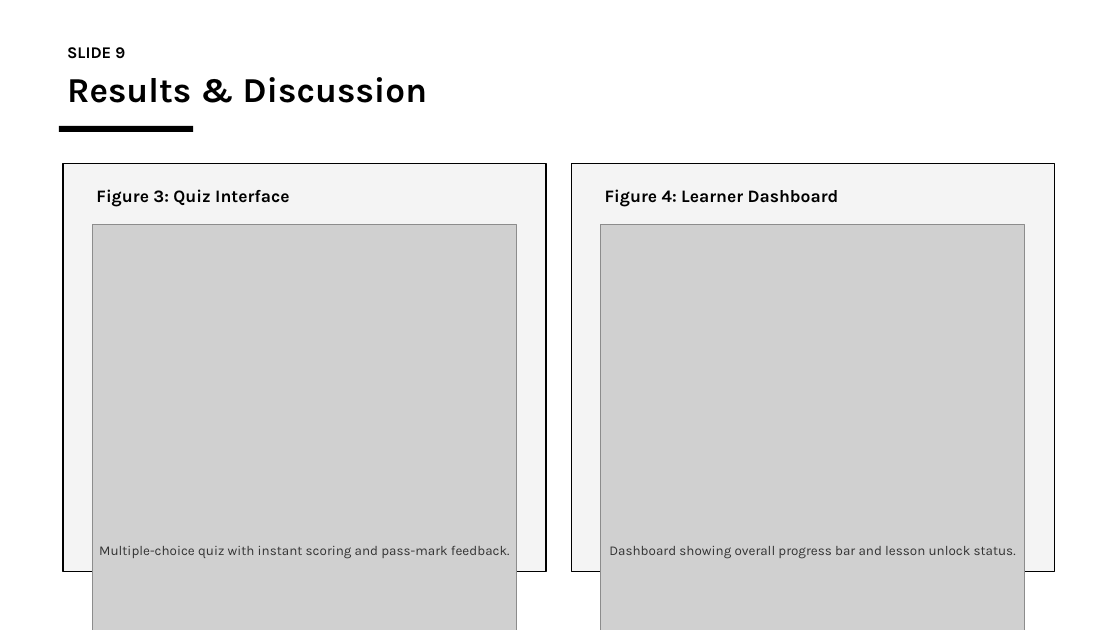
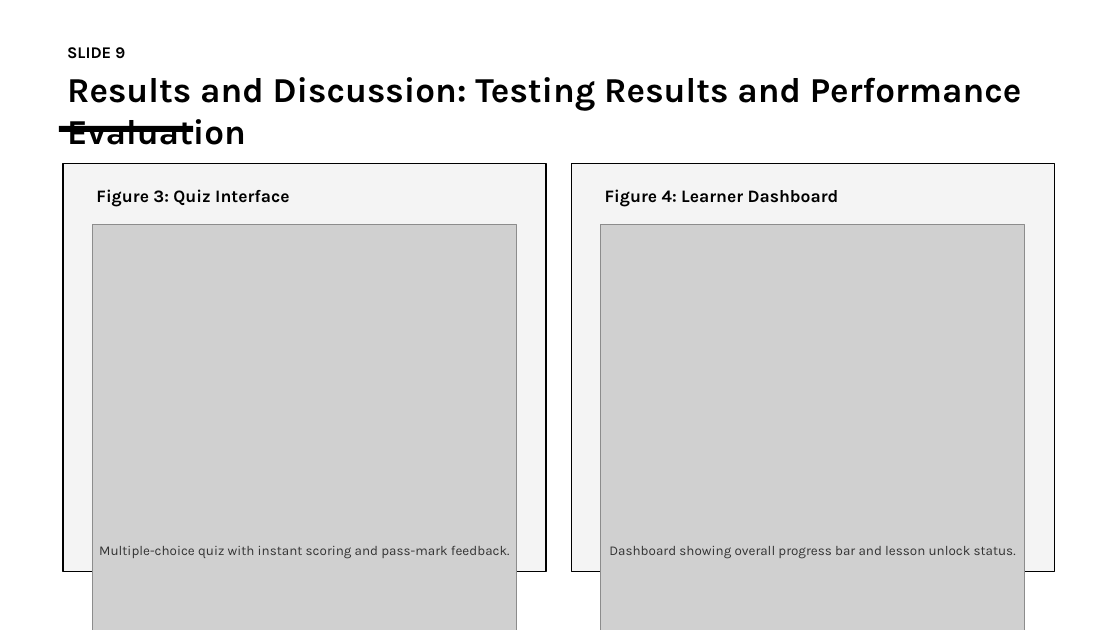
Before and after one commit to charlesfame33-web/IDS, a slide deck: slide 9 of mayor4code_Defence_Slides.pptx. Drawn at 1120x630 pixels with LibreOffice and Linux fonts; fonts in the diff are those of the drawing; grey boxes stand for pictures. Boxes give left, top, right and bottom in pixels: in the first picture for what was removed or moved away, otherwise in the second. Text is boxed around its words. In the diff, an @@ line names an element or a change of style, - is before the commit and + after.

```diff
--- a/mayor4code_Defence_Slides.pptx
+++ b/mayor4code_Defence_Slides.pptx
@@ text at (x1=67, y1=77, x2=1021, y2=145): text changed @@
-Results & Discussion
+Results and Discussion: Testing Results and Performance Evaluation
```
Also in this commit, not shown: 7 other slides changed, 1 slide added, 1 slide removed, 7 other files.
